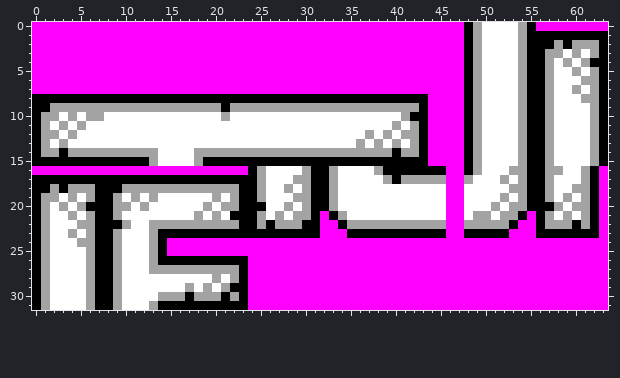
One commit to this pixel-art sprite: data/title.ch.png. The first picture shows the starting point.
The file is 64x32 pixels.
Now the later version:
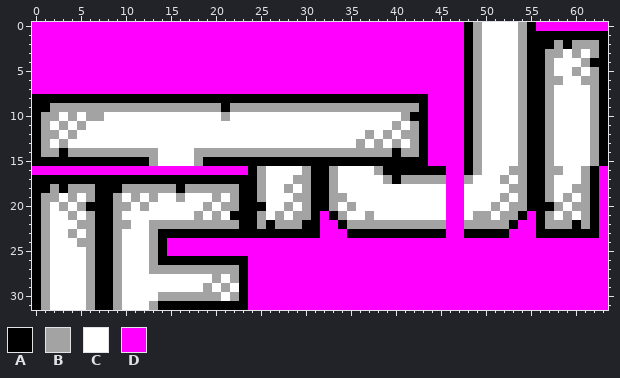
Palette (. is transparent): A #000000  B #a3a3a3  C #ffffff  D #ff00ff
Log entry: Adjust title screen logo animation
Difference:
y 4: x 59 B -> C
y 6: x 58 C -> B
y 7: x 60 B -> C
y 8: x 61 B -> C
y 18: x 16 B -> A
y 19: x 16 C -> B; x 34 C -> B
y 20: x 35 C -> B
y 21: x 37 C -> B
y 22: x 9 A -> B
y 29: x 17 B -> C; x 22 A -> C
y 30: x 17 A -> B; x 21 A -> C
Pixel boxes of the changes (left, top, right, bottom) in both pictures:
changed: (554, 58, 590, 103)
changed: (176, 184, 185, 202)
changed: (338, 193, 374, 220)
changed: (113, 220, 122, 229)
changed: (185, 283, 194, 301)
changed: (221, 283, 239, 301)
